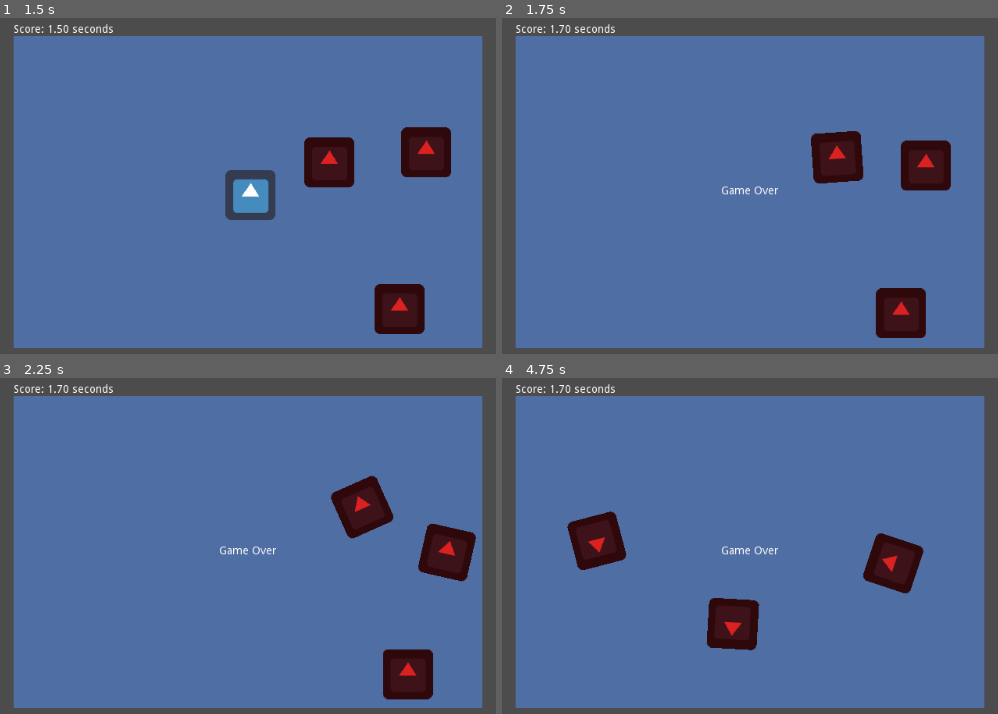
Above: before the commit, frames 1-4 (two rows, left to right).
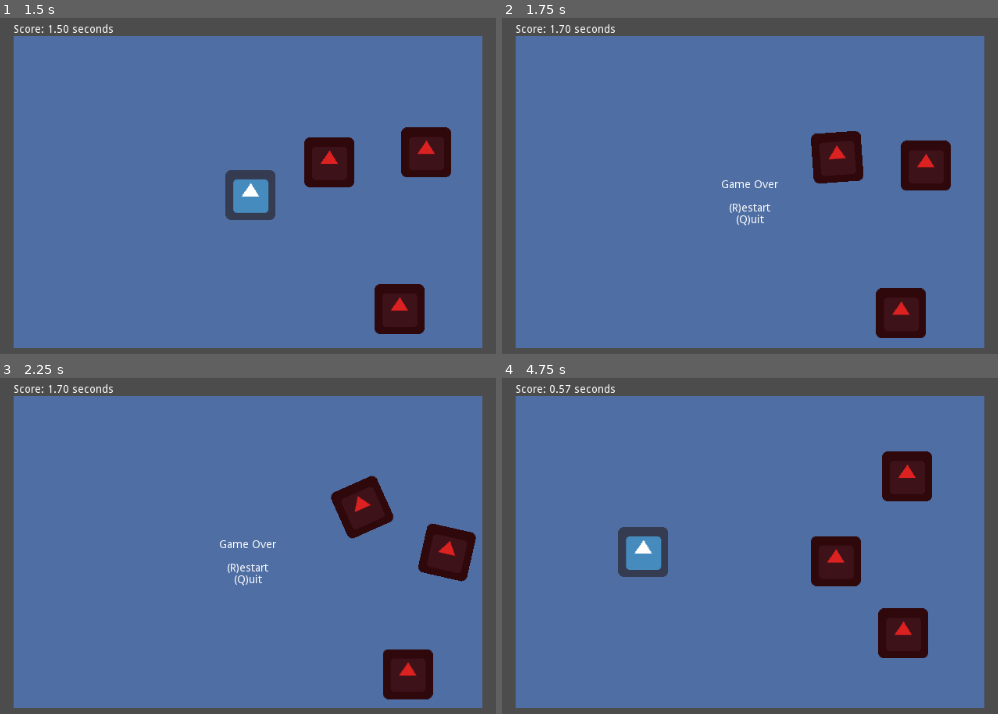
Above: after the commit, the same moments.

Repository: danieljohnson2/Bouncy
Game: Godot game, scene res://Bouncy.tscn
Two runs of this game, one before a commit and one after it. Both use one fixed random seed, a clock stepped at 60 frames per second and the inputs below. The engine's default icon, where the game draws it, is replaced by a stand-in: a white triangle on a blue panel in a dark square.
Inputs:
- Up to frame 1 (1.5 s): hold Right (ui_right) 0.53-1.28 s; hold Down (ui_down) from 1.28 s (still down)
- Up to frame 2 (1.75 s): keep holding Down (ui_down)
- Up to frame 3 (2.25 s): release Down (ui_down) at 2.03 s; hold Right (ui_right) from 2.03 s (still down)
- Up to frame 4 (4.75 s): release Right (ui_right) at 2.78 s; hold Up (ui_up) 2.78-3.53 s; hold Left (ui_left) from 3.53 s (still down); tap R (ui_restart, bound only after the commit) at 4.15 s

Frame 1 is identical in both runs. In frame 2, 0.4% of the frame differs, in the area x 44-56%, y 48-62%; in frame 3, 0.4%; in frame 4, 11%, in the area x 9-87%, y 2-84%.

Commit message:
Added (R)estart comment for use after you lose

Diff:
--- a/Bouncy.tscn
+++ b/Bouncy.tscn
@@ -5,7 +5,7 @@
 [ext_resource path="res://icon.png" type="Texture" id=3]
 [ext_resource path="res://Nemesis.tscn" type="PackedScene" id=4]
 
-[node name="Root" type="Node2D"]
+[node name="Root" type="Node2D" index="0"]
 
 [node name="Camera2D" type="Camera2D" parent="." index="0"]
 
@@ -152,9 +152,9 @@
 anchor_right = 0.0
 anchor_bottom = 0.0
 margin_left = -50.0
-margin_top = -8.0
+margin_top = -16.0
 margin_right = 50.0
-margin_bottom = 12.0
+margin_bottom = 51.0
 rect_pivot_offset = Vector2( 0, 0 )
 rect_clip_content = true
 mouse_filter = 0
@@ -162,12 +162,18 @@
 size_flags_horizontal = 1
 size_flags_vertical = 1
 bbcode_enabled = true
-bbcode_text = "[center][b]Game Over[/b][/center]"
+bbcode_text = "[center][b]Game Over[/b][/center]
+
+[center](R)estart[/center]
+[center](Q)uit[/center]"
 visible_characters = -1
 percent_visible = 1.0
 meta_underlined = true
 tab_size = 4
-text = "Game Over"
+text = "Game Over
+
+(R)estart
+(Q)uit"
 scroll_active = false
 scroll_following = false
 selection_enabled = false
--- a/Nemesis.tscn
+++ b/Nemesis.tscn
@@ -3,7 +3,7 @@
 [ext_resource path="res://Nemesis.gd" type="Script" id=1]
 [ext_resource path="res://icon.png" type="Texture" id=2]
 
-[node name="Nemesis" type="RigidBody2D" index="0" groups=[
+[node name="Nemesis" type="RigidBody2D" groups=[
 "nemesis",
 ]]
 
--- a/Player.gd
+++ b/Player.gd
@@ -14,6 +14,9 @@
 	if Input.is_action_pressed("ui_quit"):
 		get_tree().quit()
 
+	if not self.visible and Input.is_action_pressed("ui_restart"):
+		get_tree().change_scene("res://Bouncy.tscn")
+
 	for action in directions.keys():
 		if Input.is_action_pressed(action):
 			self.linear_velocity += directions[action] * responsiveness * delta
--- a/project.godot
+++ b/project.godot
@@ -18,6 +18,8 @@
 
 ui_quit=[ Object(InputEventKey,"resource_local_to_scene":false,"resource_name":"","device":0,"alt":false,"shift":false,"control":false,"meta":false,"command":false,"pressed":false,"scancode":81,"unicode":0,"echo":false,"script":null)
  ]
+ui_restart=[ Object(InputEventKey,"resource_local_to_scene":false,"resource_name":"","device":0,"alt":false,"shift":false,"control":false,"meta":false,"command":false,"pressed":false,"scancode":82,"unicode":0,"echo":false,"script":null)
+ ]
 
 [rendering]
 
